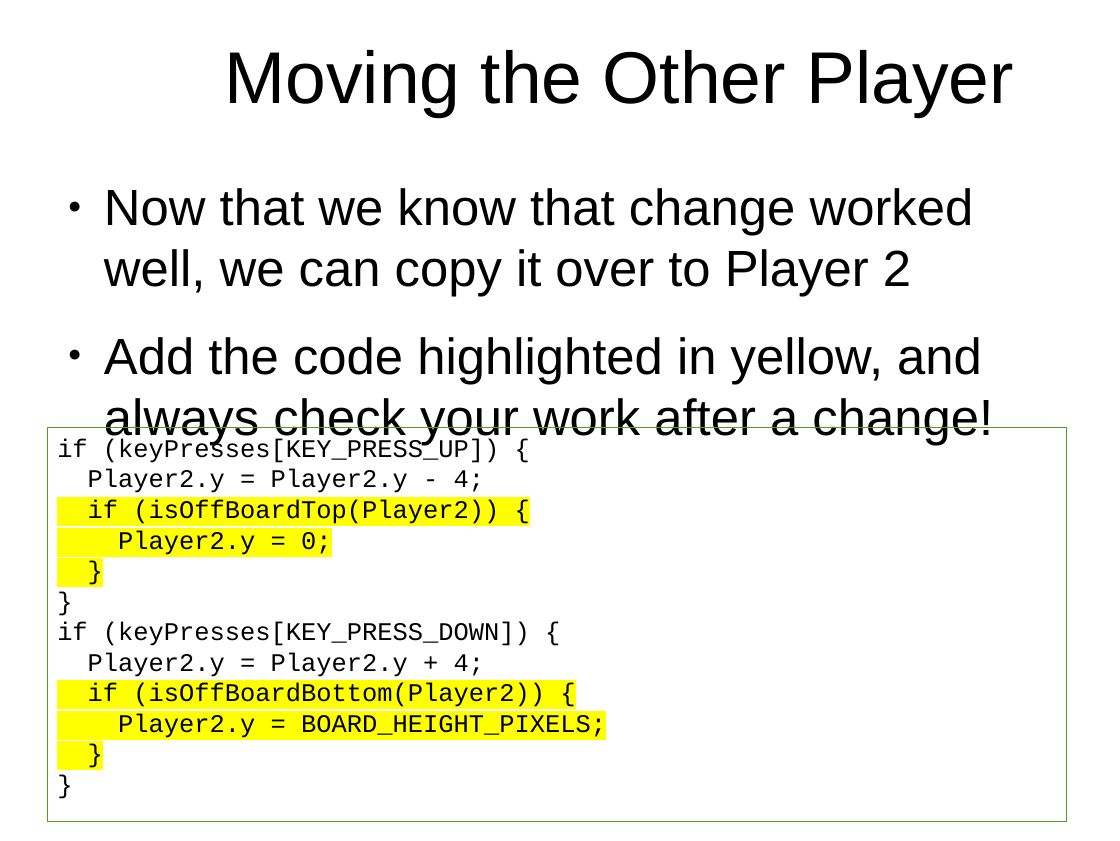
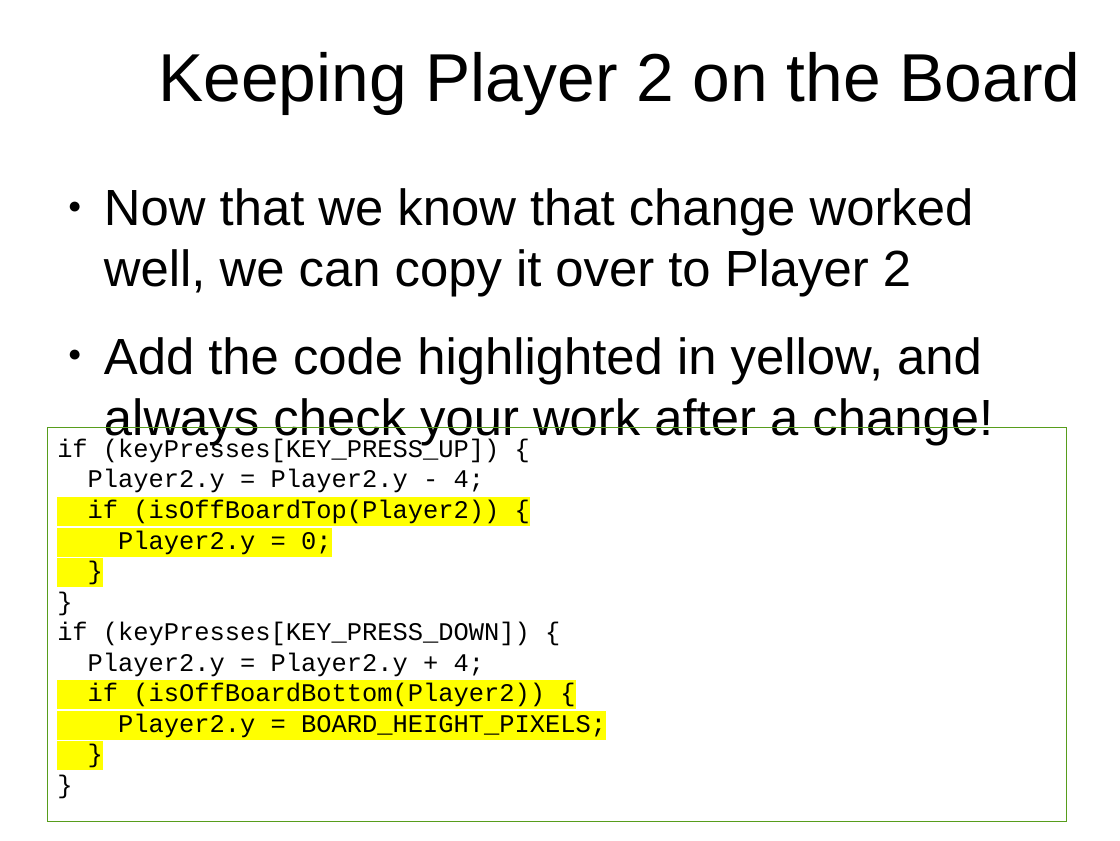
Before and after one commit to originalgrego/PaddleBattle, a slide deck: slide 20 of PaddleBattle - Explorathon 2017.odp. Drawn at 1120x841 pixels with LibreOffice and Linux fonts; fonts in the diff are those of the drawing; background and template pictures are left out. Boxes give left, top, right and bottom in pixels: in the first picture for what was removed or moved away, otherwise in the second. Text is boxed around its words. In the diff, an @@ line names an element or a change of style, - is before the commit and + after.

```diff
--- a/PaddleBattle - Explorathon 2017.odp
+++ b/PaddleBattle - Explorathon 2017.odp
@@ title at box(159, 52, 1081, 114): text changed; size 51.9 to 48 pt @@
-Moving the Other Player
+Keeping Player 2 on the Board
```
Also in this commit, not shown: 7 other slides changed, 3 other files.
